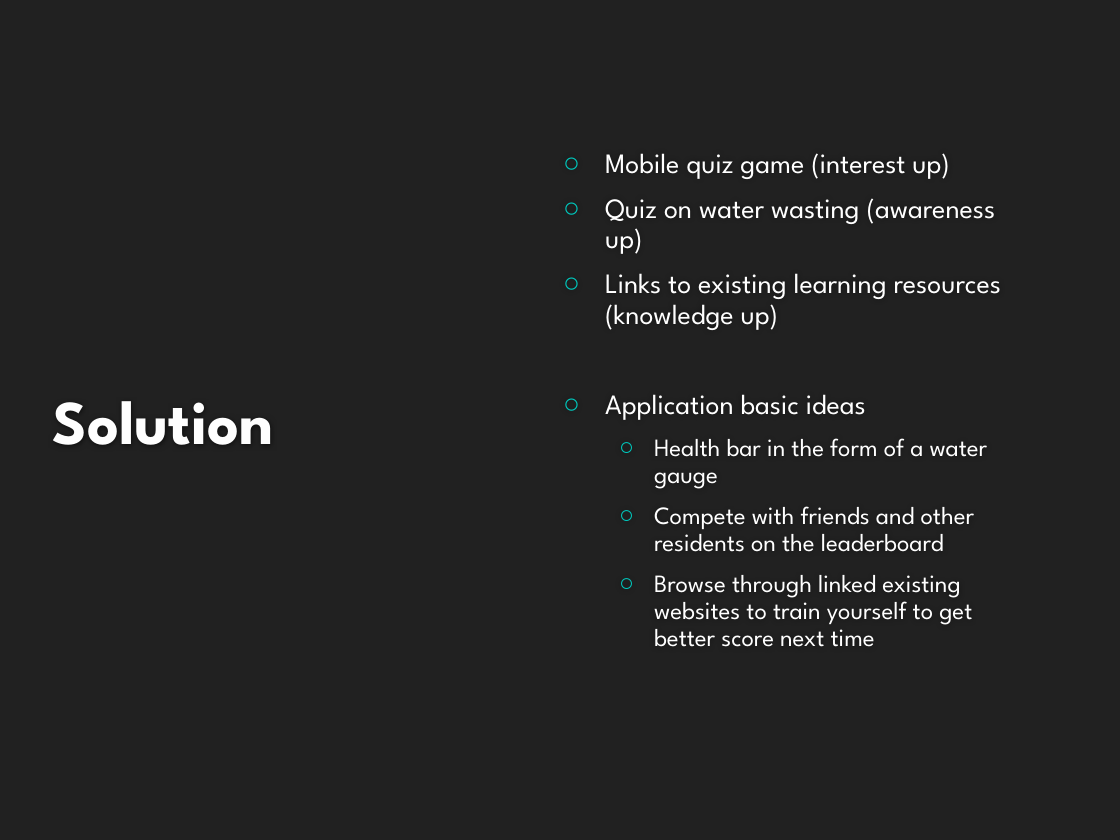
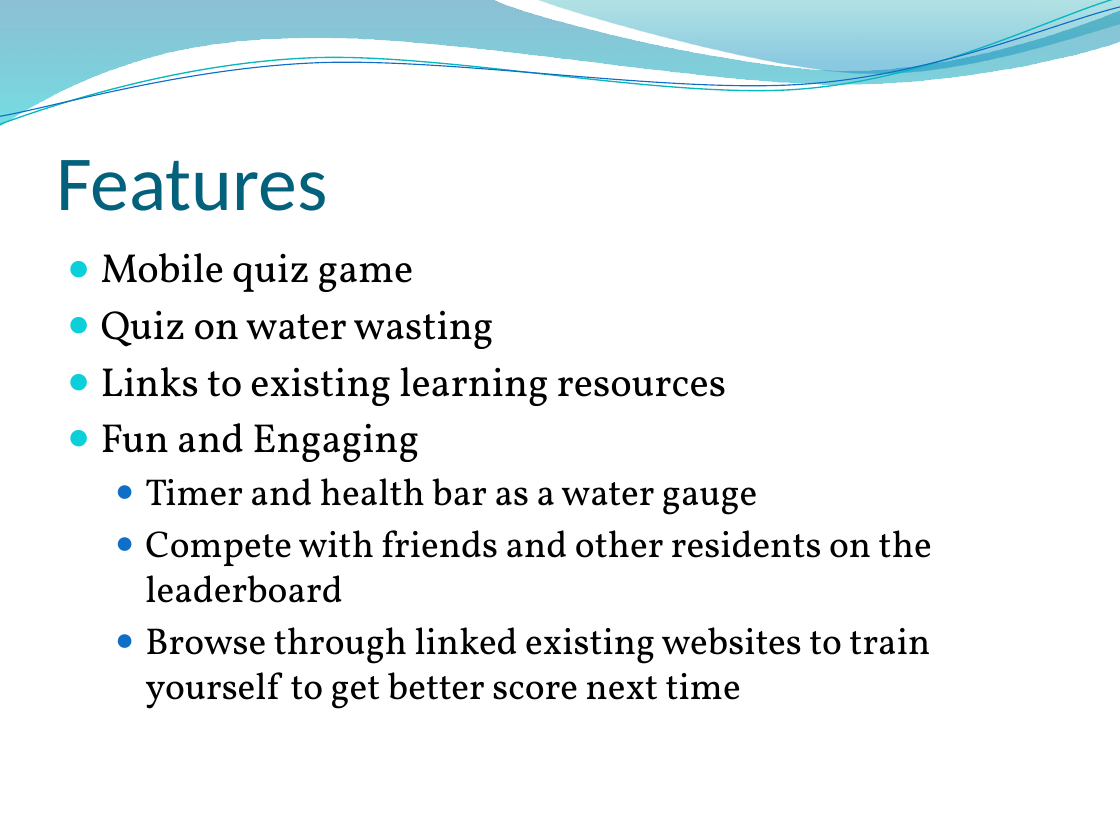
Before and after one commit to HarmanbirD/WaterQwiz, a slide deck: slide 4 of Wasted Water Quiz.pptx (slide 5 before the commit). Drawn at 1120x840 pixels with LibreOffice and Linux fonts; fonts in the diff are those of the drawing; background and template pictures are left out. Boxes give left, top, right and bottom in pixels: in the first picture for what was removed or moved away, otherwise in the second. Text is boxed around its words. In the diff, an @@ line names an element or a change of style, - is before the commit and + after.

Commit message:
changed presentation slides

```diff
--- a/Wasted Water Quiz.pptx
+++ b/Wasted Water Quiz.pptx
@@ background #212121 to picture (left out) @@
@@ freeform shape added at bbox=[0, 0, 1120, 127], fill gradient #0074A1 to #00C6CF @@
@@ freeform shape added at bbox=[0, 0, 1120, 131], outline #0AB8BF 0.85 pt @@
@@ freeform shape added at bbox=[0, 7, 1120, 125], outline #0F6FC6 0.75 pt @@
@@ freeform shape added at bbox=[536, 0, 1120, 77], fill gradient #00A1A9 to #008BBF @@
@@ title added at bbox=[56, 160, 328, 211], 50 pt, text #04617B @@
+Features
@@ text "Mobile quiz game": place and size @@
-text "Mobile quiz game" at bbox=[605, 153, 1001, 647]
+text "Mobile quiz game" at bbox=[101, 253, 932, 709]
@@ text "Mobile quiz game" at bbox=[101, 253, 932, 709]: vertical alignment middle to top @@
@@ text at bbox=[101, 253, 757, 515]: text changed; size 18 to 26 pt; font League Spartan to Vollkorn; text colour #FFFFFF to #000000 @@
-○ Mobile quiz game (interest up)
-○ Quiz on water wasting (awareness up)
-○ Links to existing learning resources (knowledge up)
-○ Application basic ideas
-  ○ Health bar in the form of a water gauge
+● Mobile quiz game
+● Quiz on water wasting
+● Links to existing learning resources
+● Fun and Engaging
+  ● Timer and health bar as a water gauge
@@ title removed at bbox=[53, 401, 274, 445] @@
-Solution
@@ text at bbox=[145, 530, 932, 709]: size 16 to 24 pt, font League Spartan to Vollkorn, text colour #FFFFFF to #000000 in "Compete with friends and other residents on ...", "Browse through linked existing websites to train ..."; bullet ○ to ●; line spacing 0.9 to 1; less space between paragraphs; bullet colour #00C6BB to #0F6FC6 @@
```
Also in this commit, not shown: 5 other slides changed, 3 slides added, 3 slides removed.
